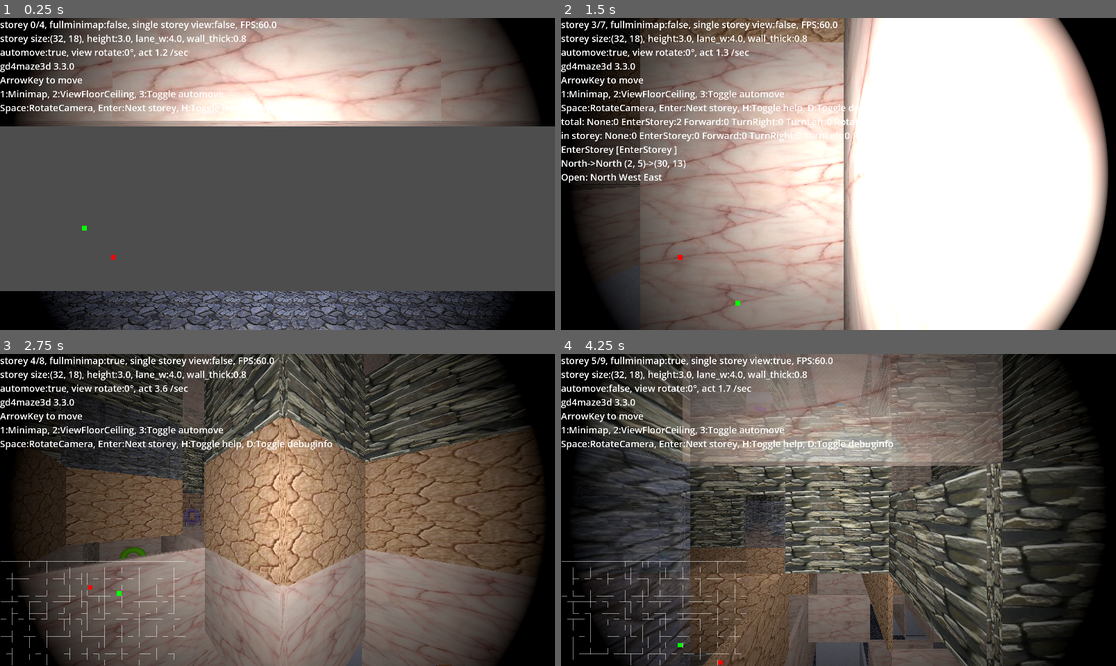
Above: before the commit, frames 1-4 (two rows, left to right).
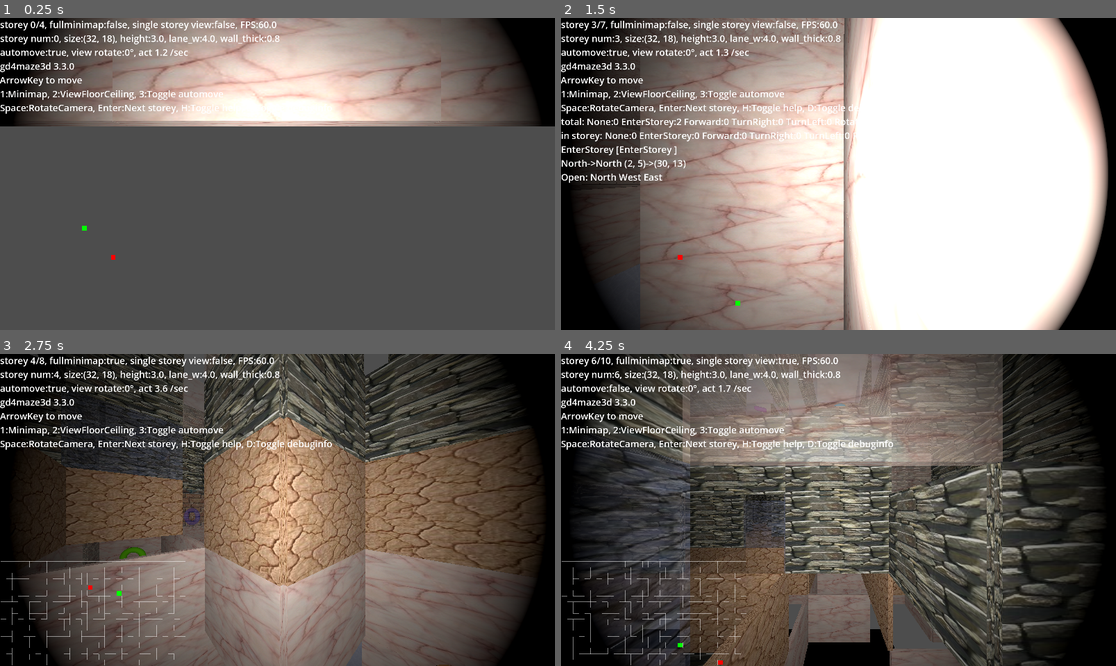
Above: after the commit, the same moments.

Repository: kasworld/gd4maze3d
Game: Godot game, scene res://main.tscn
Same seed, same stepped clock (60 frames per second), same inputs: the game is played once before the commit and once after it.
Inputs (mouse positions are in pixels of both pictures, inside the frame that each line leads up to):
- Up to frame 1 (0.25 s): no input
- Up to frame 2 (1.5 s): tap Enter at 0.5, 0.6, 1.35 s; move the mouse to (960, 158) at 0.52 s; hold D 0.53-1.28 s; click (960, 158) at 0.67 s; tap Space at 0.77 s; move the mouse to (727, 189) at 1.27 s; hold Down from 1.28 s (still down)
- Up to frame 3 (2.75 s): tap Space at 1.52 s; move the mouse to (333, 441) at 2.02 s; release Down at 2.03 s; hold D from 2.03 s (still down); tap 1 at 2.1 s; tap Enter at 2.3 s
- Up to frame 4 (4.25 s): move the mouse to (810, 572) at 2.77 s; release D at 2.78 s; hold Up 2.78-3.53 s; tap 2 at 2.85 s; click (810, 572) at 2.92 s; tap Space at 3.02, 3.77 s; tap Enter at 3.05, 3.8 s; move the mouse to (1005, 556) at 3.52 s; hold Left from 3.53 s (still down); tap 3 at 3.6 s

The runs differ from the first frame. In frame 1, 10% of the frame differs, in the area x 0-100%, y 5-100%; in frame 2, 3.0%; in frame 3, 1.4%; in frame 4, 3.3%.

Commit message:
no more del old story , just hide

Diff:
--- a/character.gd
+++ b/character.gd
@@ -187,9 +187,15 @@
 	return storey.can_move(pos_src.x, pos_src.y, dir )
 
 func calc_animate_move_by_dur(dur :float)->Vector3:
-	var p1 = storey.mazepos2storeypos(pos_src,storey.storey_h/2.0)
-	var p2 = storey.mazepos2storeypos(pos_dst,storey.storey_h/2.0)
+	var p1 = storey.mazepos2storeypos(pos_src,storey.storey_num*storey.storey_h+ storey.storey_h/2.0)
+	var p2 = storey.mazepos2storeypos(pos_dst,storey.storey_num*storey.storey_h+ storey.storey_h/2.0)
 	return p1.lerp(p2,dur)
+
+func calc_animate_moveup_by_dur(dur :float)->Vector3:
+	var p1 = storey.mazepos2storeypos(pos_src,(storey.storey_num-1)*storey.storey_h+ storey.storey_h/2.0)
+	var p2 = storey.mazepos2storeypos(pos_dst,storey.storey_num*storey.storey_h+ storey.storey_h/2.0)
+	return p1.lerp(p2,dur)
+
 
 func calc_animate_turn_by_dur(dur :float)->float:
 	return lerp_angle(Storey.dir2rad(dir_src), Storey.dir2rad(dir_dst), dur)
--- a/main.gd
+++ b/main.gd
@@ -3,8 +3,8 @@
 
 # main params
 const PlayerCount = 10
-const InitialStoreyCount :int = 3 # +1 on enter_new_storey
-const MaxStoreyCount :int = InitialStoreyCount *3
+const VisibleStoreyUp :int = 3
+const VisibleStoreyDown :int = 3
 var maze_size = Vector2i(32*1,18*1)
 var storey_h :float = 3.0
 var lane_w :float = 4.0
@@ -32,13 +32,23 @@
 		stp = storey_list[-1].goal_pos
 	var st = storey_scene.instantiate()
 	add_child(st)
-	st.init(msize,h,lw,wt,stp,gp)
+	st.init(storey_list.size(), msize, h, lw, wt, stp, gp)
 	st.view_floor_ceiling(false,false)
+	st.position.y = storey_h * storey_list.size()
 	storey_list.append(st)
-func del_old_storey()->void:
-	var st = storey_list.pop_front()
-	remove_child(st)
-	st.queue_free()
+#func del_old_storey()->void:
+	#var st = storey_list.pop_front()
+	#remove_child(st)
+	#st.queue_free()
+func hide_old_storey()->void:
+	if visible_down_index()-1 >=0 :
+		storey_list[visible_down_index()-1].visible = false
+func visible_down_index()->int:
+	var rtn = cur_storey_index - VisibleStoreyDown
+	if rtn < 0:
+		return 0
+	return rtn
+
 func rand_pos()->Vector2i:
 	return Vector2i(randi_range(0,maze_size.x-1),randi_range(0,maze_size.y-1) )
 
@@ -86,7 +96,7 @@
 			pl.init(lane_w, true, true)
 		else :
 			pl.init(lane_w, false, true)
-	for i in InitialStoreyCount:
+	for i in VisibleStoreyUp:
 		add_new_storey(maze_size,storey_h,lane_w,wall_thick)
 	get_viewport().size_changed.connect(vpsize_changed)
 	enter_new_storey()
@@ -98,11 +108,12 @@
 	minimap2draw.position.x = 2
 
 func enter_new_storey()->void:
-	if storey_list.size() >= MaxStoreyCount:
-		del_old_storey()
-	else :
-		cur_storey_index +=1
+	cur_storey_index +=1
+	hide_old_storey()
 	add_new_storey(maze_size,storey_h,lane_w,wall_thick)
+	$Floor.position.y = visible_down_index()*storey_h
+	$Ceiling.position.y = storey_list.size()*storey_h
+
 	for i in storey_list.size():
 		storey_list[i].view_floor_ceiling(false,false)
 	$Floor.position.y = -storey_h * cur_storey_index
@@ -141,10 +152,8 @@
 					return
 				if cur_storey.is_capsule_pos(pl.pos_src) : # capsule encounter
 					pl.queue_act(Character.Act.RotateCameraRight)
-					#pl.queue_act(Character.Act.RotateCameraRight)
 					cur_storey.remove_capsule_at(pl.pos_src)
 				if cur_storey.is_donut_pos(pl.pos_src) : # donut encounter
-					#pl.queue_act(Character.Act.RotateCameraLeft)
 					pl.queue_act(Character.Act.RotateCameraLeft)
 					cur_storey.remove_donut_at(pl.pos_src)
 				minimap.move_player(pl.pos_src.x, pl.pos_src.y)
@@ -211,7 +220,8 @@
 	if debug_on:
 		debugstr = get_main_char().debug_str()
 	$Label.text = "storey %d/%d, fullminimap:%s, single storey view:%s, FPS:%.1f\nstorey %s\n%s\n%s\n%s" % [
-		cur_storey_index,storey_list.size(), full_minimap, view_floor_ceiling, 1.0/dur,
+		cur_storey_index,storey_list.size(),
+		full_minimap, view_floor_ceiling, 1.0/dur,
 		get_cur_storey().info_str(),
 		get_main_char().info_str(),
 		helpstr, debugstr,
@@ -227,21 +237,15 @@
 		Character.Act.RotateCameraRight,Character.Act.RotateCameraLeft:
 			animate_rotate_camera_by_dur(pl,dur)
 		Character.Act.EnterStorey:
-			animate_move_by_dur(pl, dur)
-			if pl.is_player:
-				for i in storey_list.size():
-					animate_storey_y_by_dur(i,dur)
-
-# dur : 0 - 1 :second
-func animate_storey_y_by_dur(i :int, dur :float)->void:
-	var sth = storey_list[i].storey_h
-	var posy = (i - cur_storey_index)*sth
-	storey_list[i].position.y = lerpf(posy+sth, posy, dur)
+			animate_moveup_by_dur(pl, dur)
 
 # dur : 0 - 1 :second
 func animate_move_by_dur(pl :Character, dur :float)->void:
 	pl.position = pl.calc_animate_move_by_dur(dur)
 
+func animate_moveup_by_dur(pl :Character, dur :float)->void:
+	pl.position = pl.calc_animate_moveup_by_dur(dur)
+
 # dur : 0 - 1 :second
 func animate_turn_by_dur(pl :Character, dur :float)->void:
 	pl.rotation.y = pl.calc_animate_turn_by_dur(dur)
--- a/storey.gd
+++ b/storey.gd
@@ -49,6 +49,7 @@
 static func dir2rad(d:Dir)->float:
 	return deg_to_rad(d*90.0)
 
+var storey_num :int
 var maze_size : Vector2i
 var storey_h :float
 var lane_w :float
@@ -100,12 +101,13 @@
 	return Vector3(lane_w/2+ mp.x*lane_w, y, lane_w/2+ mp.y*lane_w)
 
 func info_str()->String:
-	return "size:%s, height:%.1f, lane_w:%.1f, wall_thick:%.1f" % [
-		maze_size,storey_h, lane_w, wall_thick*lane_w ]
+	return "num:%d, size:%s, height:%.1f, lane_w:%.1f, wall_thick:%.1f" % [
+		storey_num, maze_size,storey_h, lane_w, wall_thick*lane_w ]
 
 var main_wall_tex :CompressedTexture2D
 var sub_wall_tex :CompressedTexture2D
-func init(msize :Vector2i, h :float, lw :float, wt :float, stp :Vector2i, gp :Vector2i)->void:
+func init(stn :int, msize :Vector2i, h :float, lw :float, wt :float, stp :Vector2i, gp :Vector2i)->void:
+	storey_num = stn
 	maze_size = msize
 	storey_h = h
 	lane_w = lw
